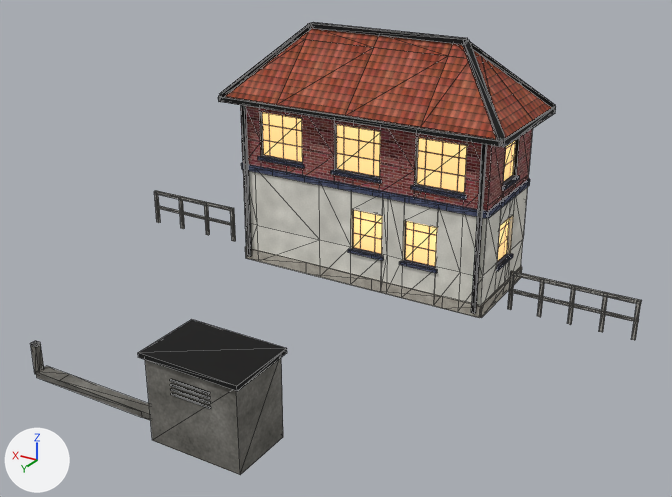
An edit to the glTF model openttd/media/baseset/decouple/objekty/stanice/smerovani.glb, drawn before and after from the same camera.
Rendered twice from a 50 mm lens placed at (-3.7, 22.37, 10.51), pointed at (6.36, 5.59, 2.12). The axes (+X, +Y, +Z) are drawn at lower left. The lights are the same throughout. The picture after the commit comes second. Mesh edges are drawn as thin lines on the coarser meshes. Where no turn or scale is listed for an object, it has been applied to the vertices. Vertices at exactly the same position are counted once.
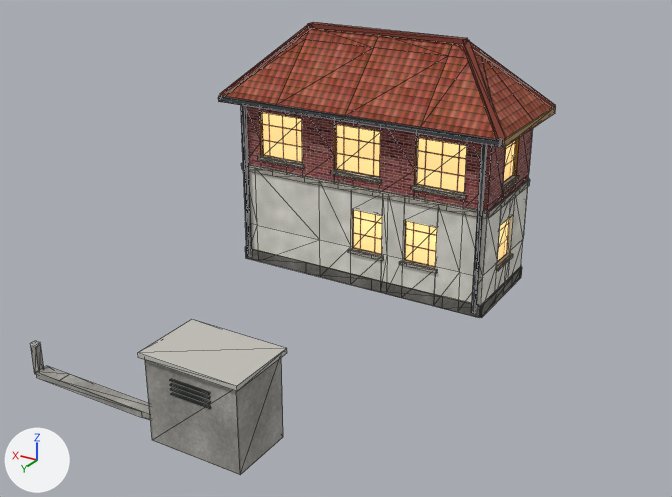
Where the newer file only moved an object's origin or applied its transform, the numbers keep the older frame.

Diff of the bpy script that builds the scene:
```diff
--- a/openttd/media/baseset/decouple/objekty/stanice/smerovani.glb.py
+++ b/openttd/media/baseset/decouple/objekty/stanice/smerovani.glb.py
@@ mat_stanice_atlas @@
 n3 = _N.new('ShaderNodeMapping'); n3.name = 'Mapping'
 n3.inputs[1].default_value = (0.00781, -14.68, 0.0)  # 'Location'
-n3.inputs[3].default_value = (15.75, 15.67, 1.0)  # 'Scale'
+n3.inputs[3].default_value = (15.75, 10.67, 1.0)  # 'Scale'
 n4 = _N.new('ShaderNodeUVMap'); n4.name = 'UV Map'
@@ me_mesh_0 @@
 # used by ob_mesh_0; location = (-0.05, 11.33, 0.0)
-me_mesh_0.from_pydata(...)  # 1133 vertices, 1428 faces; spans x 0.2..14.7, y -11.3..0.0, z 0.0..6.39
+me_mesh_0.from_pydata(...)  # 969 vertices, 1210 faces; spans x 3.32..11.29, y -11.3..0.0, z 0.0..6.39
+# me_mesh_0 part 1: 13 loose pieces with 164 vertices, spanning x 0.2..14.7, y -8.97..-8.89, z 0.0..1.01, are deleted
+# me_mesh_0 part 2: 860 kept faces spanning x 3.32..11.29, y -11.3..0.0, z 0.0..6.39 get new texture (UV) coordinates
 me_mesh_0.materials.append(mat_stanice_atlas)
```

What differs and where, as boxes (x1, y1, x2, y2) in the pictures (672 x 497 px):
'Mesh_0', surface changed, reshaped (14% narrower): before (30, 22, 642, 475); after (30, 22, 556, 475)
part 1 of me_mesh_0, deleted: before (154, 190, 642, 340)
part 2 of me_mesh_0, surface changed: (30, 22, 556, 475) in both
